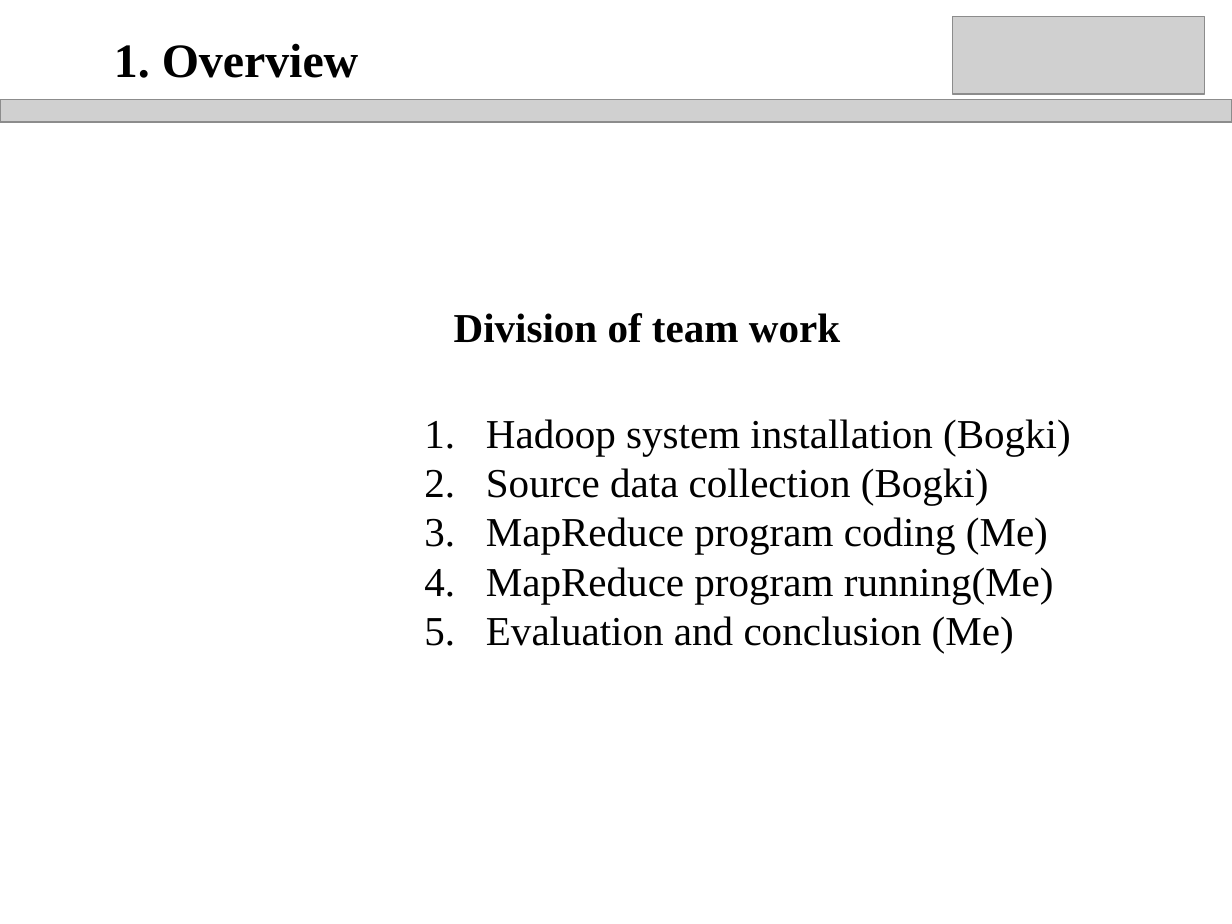
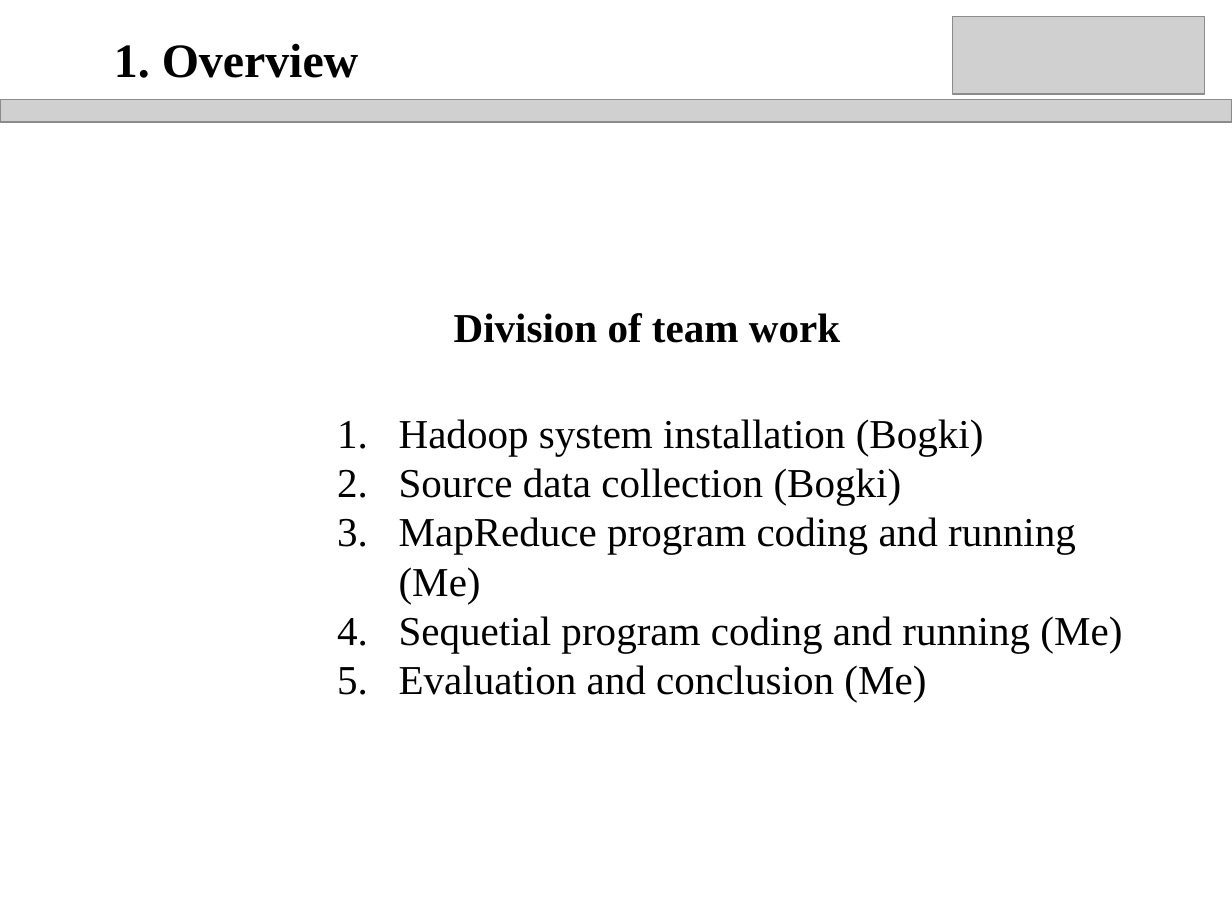
Before and after one commit to qianmai/qianmai.github.io, a slide deck: slide 15 of public/Final Presentation_QianMai.ppt. Drawn at 1232x924 pixels with LibreOffice and Linux fonts; fonts in the diff are those of the drawing; grey boxes stand for pictures; background and template pictures are left out. Boxes give left, top, right and bottom in pixels: in the first picture for what was removed or moved away, otherwise in the second. Text is boxed around its words. In the diff, an @@ line names an element or a change of style, - is before the commit and + after.

Commit message:
Final presentation

```diff
--- a/public/Final Presentation_QianMai.ppt
+++ b/public/Final Presentation_QianMai.ppt
@@ text "Hadoop system installation (Bogki)": place and size @@
-text "Hadoop system installation (Bogki)" at <box>486,419,1071,653</box>
+text "Hadoop system installation (Bogki)" at <box>399,419,1122,702</box>
@@ text at <box>399,517,1122,653</box>: text changed @@
-3. MapReduce program coding (Me)
-4. MapReduce program running(Me)
+3. MapReduce program coding and running (Me)
+4. Sequetial program coding and running (Me)
```
